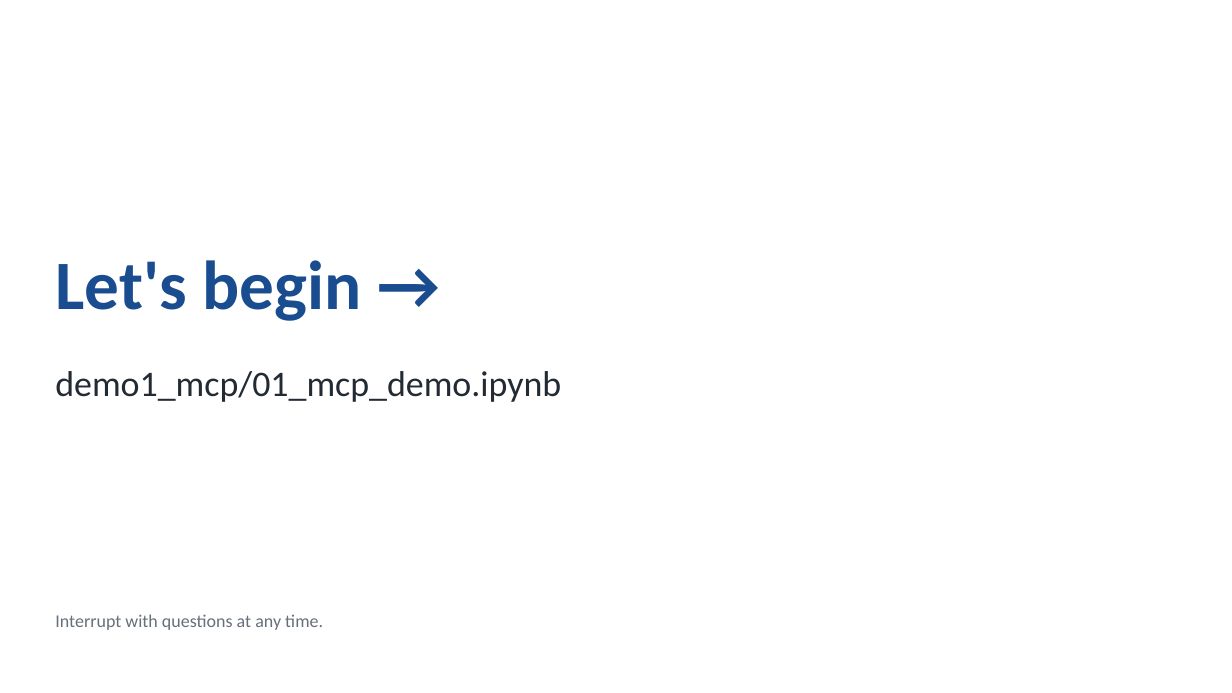
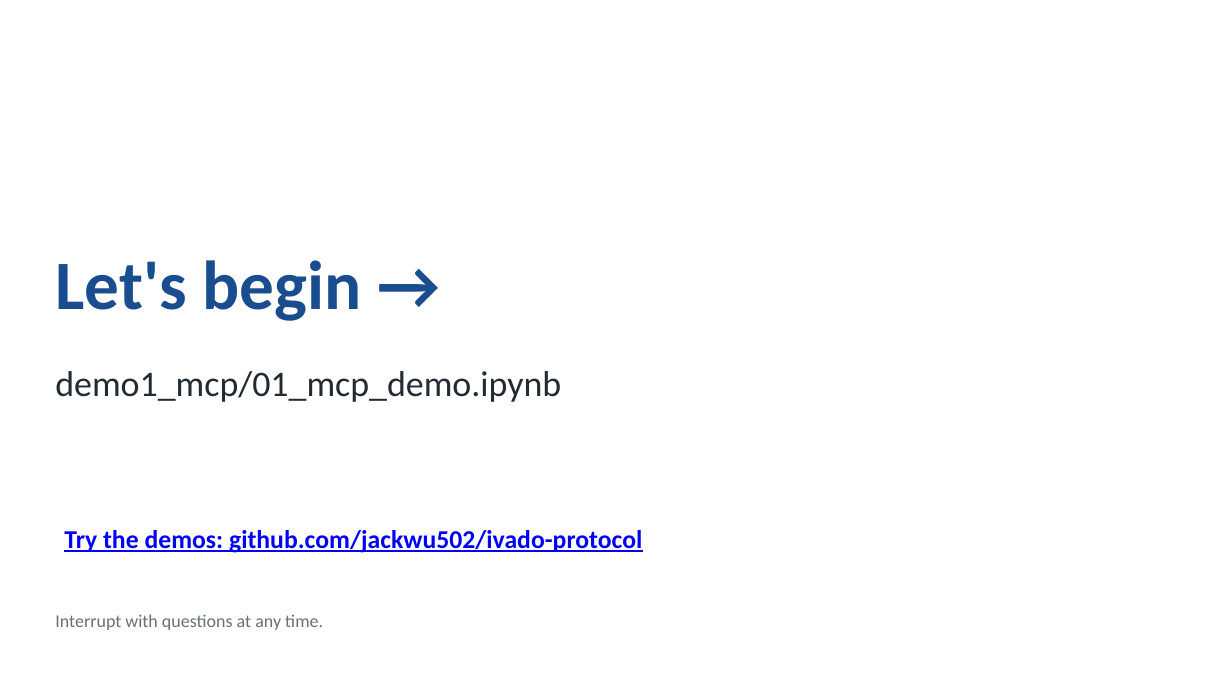
Before and after one commit to jackwu502/ivado-protocol, a slide deck: slide 10 of slides.pptx. Drawn at 1232x693 pixels with LibreOffice and Linux fonts; fonts in the diff are those of the drawing. Boxes give left, top, right and bottom in pixels: in the first picture for what was removed or moved away, otherwise in the second. Text is boxed around its words. In the diff, an @@ line names an element or a change of style, - is before the commit and + after.

Commit message:
Add repository link to slides

```diff
--- a/slides.pptx
+++ b/slides.pptx
@@ text added at box(64, 530, 642, 553), 20 pt, text #0000FF, bold, underline @@
+Try the demos: github.com/jackwu502/ivado-protocol
```
